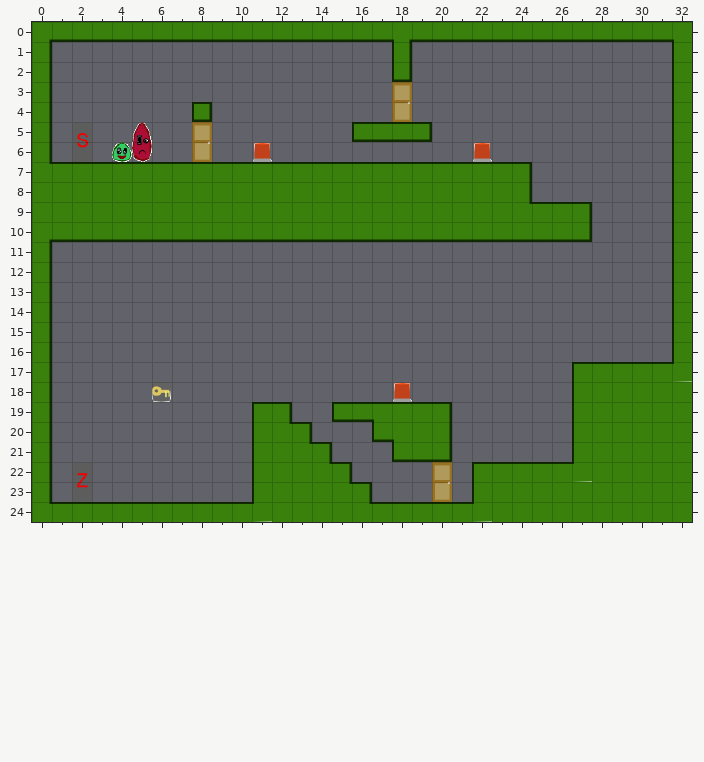
Two versions of a level (Tiled map (JSON), res/level/levelOne.json). The picture above is the old version.
Cells are 25x25 px. Shown: x 0..32, y 0..24.
Now the later version:
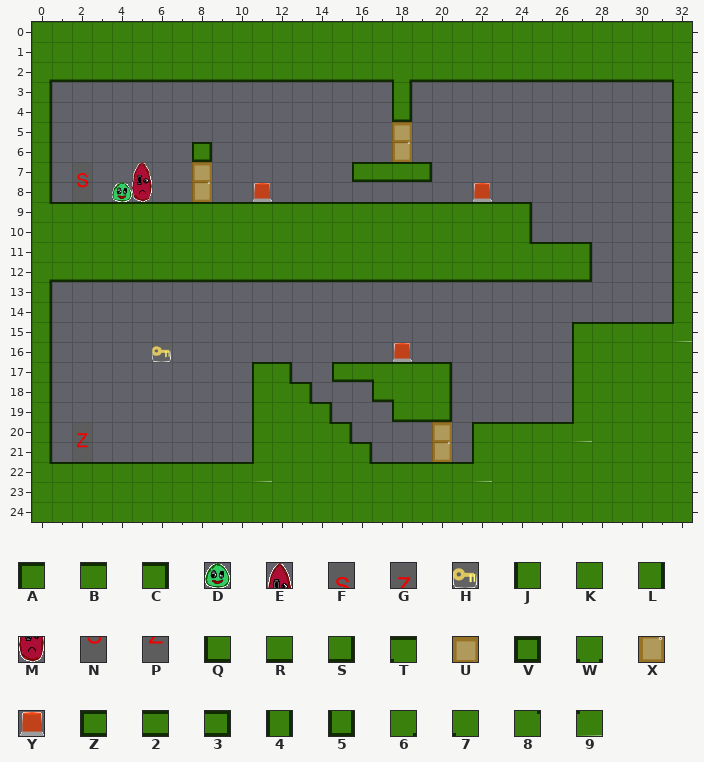
Key: from "Tileset": A 0, B 1, C 2, D 6, E 8, F 10, G 12, H 14, J 16, K 17, L 18, M 24, N 26, P 28, Q 32, R 33, S 34, T 36, U 60, V 64, W 73, X 76, Y 78, Z 83, 2 84, 3 87, 4 101, 5 117, 6 128, 7 129, 8 144, 9 145.
_ is an empty cell.
The commit says: LevelOne und LevelTwo updated.
The exact change:
Layer "Kachelebene 1":
y 0: x 0..32 6RRRRRRRRRRRRRRRRRWRRRRRRRRRRRRR7 -> KKKKKKKKKKKKKKKKKKKKKKKKKKKKKKKKK
y 1: x 0..32 L_________________4_____________J -> KKKKKKKKKKKKKKKKKKKKKKKKKKKKKKKKK
y 2: x 0..32 L_________________5_____________J -> 6RRRRRRRRRRRRRRRRRWRRRRRRRRRRRRR7
y 3: x 18 U -> 4
y 4: x 8 V -> _; x 18 X -> 5
y 5: x 2 F -> _; x 5 E -> _; x 8 U -> _; x 16..19 Z223 -> __U_
y 6: x 2 N -> _; x 4..5 DM -> __; x 8 X -> V; x 11 Y -> _; x 18 _ -> X; x 22 Y -> _
y 7: x 0..24 8BBBBBBBBBBBBBBBBBBBBBBBC -> L_F__E__U_______Z223_____
y 8: x 0..24 KKKKKKKKKKKKKKKKKKKKKKKKL -> L_N_DM__X__Y__________Y__
y 9: x 0..27 KKKKKKKKKKKKKKKKKKKKKKKK8BBC -> 8BBBBBBBBBBBBBBBBBBBBBBBC___
y 10: x 0..27 6RRRRRRRRRRRRRRRRRRRRRRRRRRS -> KKKKKKKKKKKKKKKKKKKKKKKKL___
y 11: x 0..27 L___________________________ -> KKKKKKKKKKKKKKKKKKKKKKKK8BBC
y 12: x 0..27 L___________________________ -> 6RRRRRRRRRRRRRRRRRRRRRRRRRRS
y 15: x 27..32 _____J -> ABBBB9
y 16: x 6 _ -> H; x 18 _ -> Y; x 27..32 _____J -> JKKKKK
y 17: x 11..12 __ -> AC; x 15..20 ______ -> Z2TBBC; x 27..32 ABBBB9 -> JKKKKK
y 18: x 6 H -> _; x 11..13 ___ -> J8C; x 17..20 _Y__ -> Q7KL
y 19: x 11..20 AC__Z2TBBC -> JK8C___QRS
y 20: x 2 _ -> G; x 12..15 8C__ -> KK8C; x 17..20 Q7KL -> ___U; x 22..27 _____J -> ABBBB9
y 21: x 2 _ -> P; x 13..16 8C__ -> KK8C; x 18..20 QRS -> __X; x 22..27 _____J -> JKKKKK
y 22: x 0..11 L_G________J -> 8BBBBBBBBBB9; x 14..27 8C____U_ABBBB9 -> KK8BBBBB9KKKKK
y 23: x 0..11 L_P________J -> KKKKKKKKKKKK; x 15..22 8C___X_J -> KKKKKKKK
y 24: x 0..11 8BBBBBBBBBB9 -> KKKKKKKKKKKK; x 16..22 8BBBBB9 -> KKKKKKK
